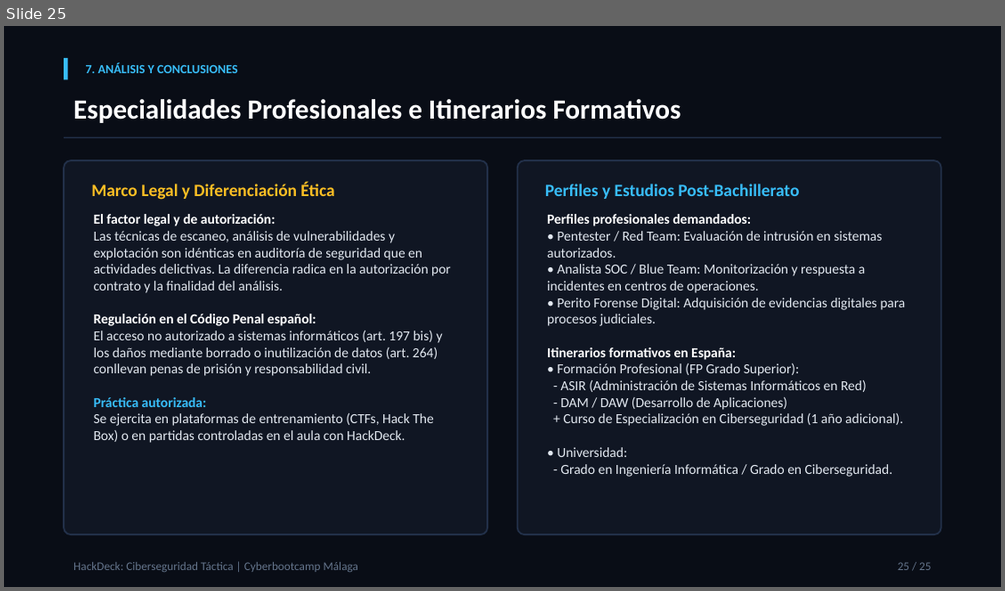
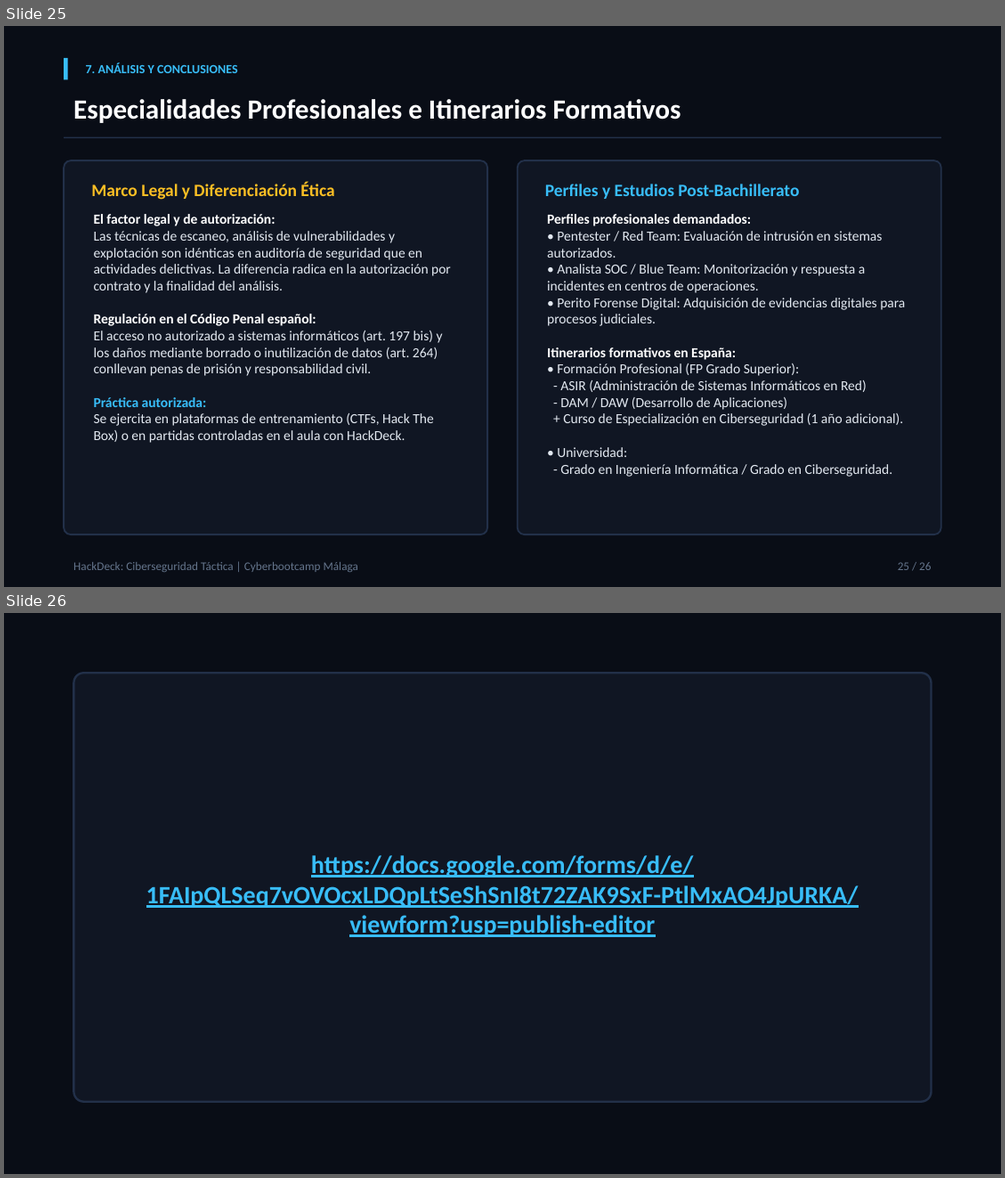
Before and after one commit to JJavierBS/HackDeck, a slide deck: frontend/public/HackDeck_Ciberseguridad_2Bachillerato.pptx. Shown one above the other, each under a label of ours: slide 25 before the commit, slides 25 and 26 after it. The pictures are 1005x591 and 1005x1178 pixels, drawn with LibreOffice and Linux fonts; fonts in the diff are those of the drawing. Boxes give left, top, right and bottom in pixels: in the first picture for what was removed or moved away, otherwise in the second. Text is boxed around its words. In the diff, an @@ line names an element or a change of style, - is before the commit and + after.

```diff
--- a/frontend/public/HackDeck_Ciberseguridad_2Bachillerato.pptx
+++ b/frontend/public/HackDeck_Ciberseguridad_2Bachillerato.pptx
@@ slide 26 added at (4,613,1001,1174), background #090D16 @@
@@ rounded rectangle added at (73,673,931,1102), fill #101623, outline #223049 1.5 pt @@
@@ text added at (146,855,858,937), 18 pt, text #38BDF8, bold, underline @@
+https://docs.google.com/forms/d/e/
+1FAIpQLSeq7vOVOcxLDQpLtSeShSnI8t72ZAK9SxF-PtlMxAO4JpURKA/
+viewform?usp=publish-editor
@@ slide 25 changed as well @@
@@ text at (898,562,930,570): text changed @@
-25 / 25
+25 / 26
```
Also in this commit, not shown: 23 other slides changed.
